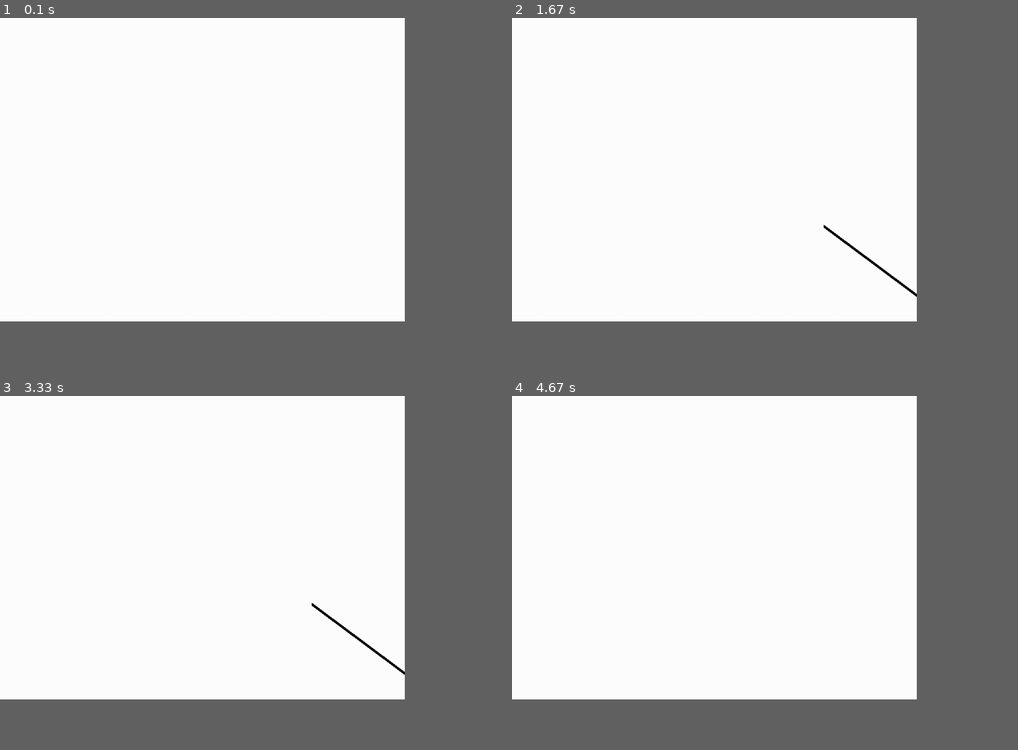
Above: before the commit, frames 1-4 (two rows, left to right).
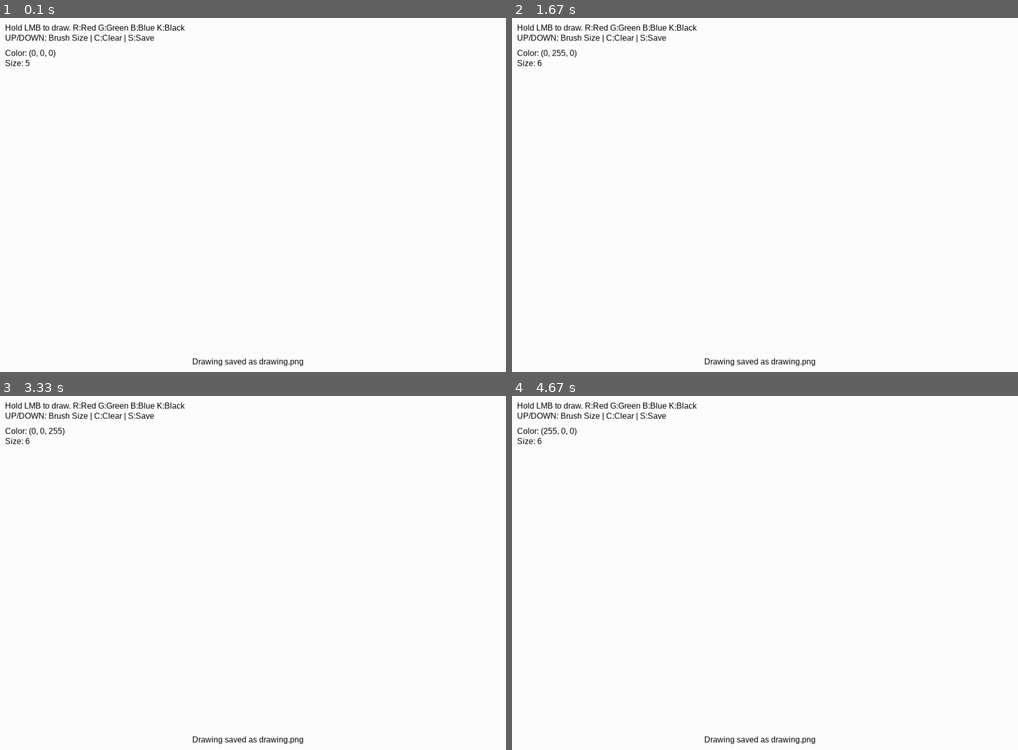
Above: after the commit, the same moments.

Repository: GauravKanwasi/Project
Game: pygame game, started from Pygame-Drawing-App/main.py
The game is run twice, just before and just after one commit, with the same random seed, the same clock (stepped at 60 frames per second) and the same inputs.
Inputs (mouse positions are in pixels of both pictures, inside the frame that each line leads up to):
- Up to frame 1 (0.1 s): no input
- Up to frame 2 (1.67 s): hold Up 0.33-0.8 s; move the mouse to (744, 209) at 0.37 s; press the mouse at (952, 318) at 0.87 s; move the mouse to (886, 272) at 0.97 s; release the mouse at (825, 226) at 1.1 s; hold Down 1.17-1.47 s; move the mouse to (800, 269) at 1.2 s; hold Up from 1.5 s (still down); move the mouse to (785, 311) at 1.53 s; tap G at 1.65 s
- Up to frame 3 (3.33 s): release Up at 1.87 s; hold Down 1.9-2.27 s; move the mouse to (86, 442) at 1.93 s; tap B at 2.05, 3.12 s; tap S at 2.3 s; hold K 2.63-2.93 s; hold Up 2.63-2.93 s; move the mouse to (232, 488) at 2.67 s; tap G at 2.78 s; hold Up 2.97-3.27 s; move the mouse to (445, 442) at 3 s; hold Down from 3.3 s (still down)
- Up to frame 4 (4.67 s): move the mouse to (684, 456) at 3.33 s; tap S at 3.45 s; release Down at 3.6 s; hold Up 3.63-4 s; move the mouse to (719, 608) at 3.67 s; tap G at 3.78 s; hold C 4.03-4.4 s; hold Down 4.03-4.4 s; move the mouse to (592, 466) at 4.07 s; tap B at 4.18 s; tap R at 4.43 s
In our replay, the window is 720x540 before the commit and 900x630 after it. These sizes can differ from the game's own. Grey fills any space a smaller window leaves; there, only what the larger window draws over its background counts as a difference.

The runs differ from the first frame. In frame 1, 1.0% of the frame differs, in the area x 1-60%, y 1-99%; in frame 2, 1.2%, in the area x 1-80%, y 1-99%; in frame 3, 1.2%; in frame 4, 1.0%.

Commit message:
Update main.py

Diff:
--- a/Pygame-Drawing-App/main.py
+++ b/Pygame-Drawing-App/main.py
@@ -1,79 +1,115 @@
 import pygame
 import sys
+import time
 
 def main():
-    # Initialize the Pygame library
+    # Initialize Pygame
     pygame.init()
-    width, height = 800, 600
+
+    # Screen dimensions
+    width, height = 1000, 700
     screen = pygame.display.set_mode((width, height))
     pygame.display.set_caption("Interactive Drawing App")
 
+    # Clock for controlling FPS
     clock = pygame.time.Clock()
-    # Fill background with white color
-    screen.fill((255, 255, 255))
 
-    # Initial brush settings
-    brush_color = (0, 0, 0)  # Default black
+    # Colors
+    WHITE = (255, 255, 255)
+    BLACK = (0, 0, 0)
+
+    # Brush settings
+    brush_color = BLACK
     brush_size = 5
+    MAX_BRUSH_SIZE = 50
+    MIN_BRUSH_SIZE = 1
 
+    # Flags and tracking
     drawing = False
     last_pos = None
+    save_message_time = 0
 
+    # Fonts for UI
+    font = pygame.font.SysFont('Arial', 16)
+
+    # Instructions
     instructions = [
-        "Instructions:",
-        "- Hold down the left mouse button and drag to draw.",
-        "- Press 'R' for Red, 'G' for Green, 'B' for Blue, 'K' for Black.",
-        "- Use UP/DOWN arrows to increase/decrease brush size.",
-        "- Press 'C' to clear the canvas.",
-        "- Press 'S' to save your drawing as drawing.png."
+        "Hold LMB to draw. R:Red G:Green B:Blue K:Black",
+        "UP/DOWN: Brush Size | C:Clear | S:Save"
     ]
-    print("\n".join(instructions))
+    instruction_surfaces = [font.render(line, True, BLACK) for line in instructions]
 
-    # Main application loop
+    # Main loop
     while True:
+        current_time = pygame.time.get_ticks()
+        screen.fill(WHITE)  # Clear screen each frame to prevent ghosting
+
         for event in pygame.event.get():
             if event.type == pygame.QUIT:
                 pygame.quit()
                 sys.exit()
 
-            # Mouse events to toggle drawing state and capture positions
-            if event.type == pygame.MOUSEBUTTONDOWN:
+            # Mouse events
+            elif event.type == pygame.MOUSEBUTTONDOWN:
                 drawing = True
                 last_pos = event.pos
 
-            if event.type == pygame.MOUSEBUTTONUP:
+            elif event.type == pygame.MOUSEBUTTONUP:
                 drawing = False
                 last_pos = None
 
-            if event.type == pygame.MOUSEMOTION and drawing:
+            elif event.type == pygame.MOUSEMOTION and drawing:
                 mouse_pos = event.pos
                 if last_pos:
-                    # Draw a smooth line between the last position and current position
-                    pygame.draw.line(screen, brush_color, last_pos, mouse_pos, brush_size)
+                    # Draw smooth lines using anti-aliased circles and lines
+                    dx = mouse_pos[0] - last_pos[0]
+                    dy = mouse_pos[1] - last_pos[1]
+                    distance = max(abs(dx), abs(dy))
+                    for i in range(distance):
+                        x = int(last_pos[0] + dx * i / distance)
+                        y = int(last_pos[1] + dy * i / distance)
+                        pygame.draw.circle(screen, brush_color, (x, y), brush_size // 2)
                 last_pos = mouse_pos
 
-            # Keyboard events for color switching, saving, and clearing
-            if event.type == pygame.KEYDOWN:
-                if event.key == pygame.K_c:  # Clear the screen with white background
-                    screen.fill((255, 255, 255))
-                elif event.key == pygame.K_s:  # Save the current drawing
+            # Keyboard events
+            elif event.type == pygame.KEYDOWN:
+                if event.key == pygame.K_c:  # Clear canvas
+                    pass  # Screen is cleared each frame
+                elif event.key == pygame.K_s:  # Save drawing
                     pygame.image.save(screen, "drawing.png")
+                    save_message_time = current_time
                     print("Saved drawing as drawing.png")
-                elif event.key == pygame.K_r:  # Switch to red
+                elif event.key == pygame.K_r:
                     brush_color = (255, 0, 0)
-                elif event.key == pygame.K_g:  # Switch to green
+                elif event.key == pygame.K_g:
                     brush_color = (0, 255, 0)
-                elif event.key == pygame.K_b:  # Switch to blue
+                elif event.key == pygame.K_b:
                     brush_color = (0, 0, 255)
-                elif event.key == pygame.K_k:  # Switch to black
-                    brush_color = (0, 0, 0)
-                elif event.key == pygame.K_UP:  # Increase brush size
-                    brush_size += 1
-                elif event.key == pygame.K_DOWN:  # Decrease brush size (min 1)
-                    brush_size = max(1, brush_size - 1)
+                elif event.key == pygame.K_k:
+                    brush_color = BLACK
+                elif event.key == pygame.K_UP:
+                    brush_size = min(MAX_BRUSH_SIZE, brush_size + 1)
+                elif event.key == pygame.K_DOWN:
+                    brush_size = max(MIN_BRUSH_SIZE, brush_size - 1)
+
+        # Re-draw all UI elements
+        # 1. Instructions
+        for i, surf in enumerate(instruction_surfaces):
+            screen.blit(surf, (10, 10 + i * 20))
+
+        # 2. Current color and size
+        color_text = font.render(f"Color: {brush_color}", True, BLACK)
+        size_text = font.render(f"Size: {brush_size}", True, BLACK)
+        screen.blit(color_text, (10, 60))
+        screen.blit(size_text, (10, 80))
+
+        # 3. Save confirmation
+        if current_time - save_message_time < 2000:
+            save_text = font.render("Drawing saved as drawing.png", True, BLACK)
+            screen.blit(save_text, (width // 2 - 120, height - 30))
 
         pygame.display.flip()
-        clock.tick(120)  # Aim for a smooth 120 FPS
+        clock.tick(120)  # Limit to 120 FPS
 
 if __name__ == "__main__":
     main()
